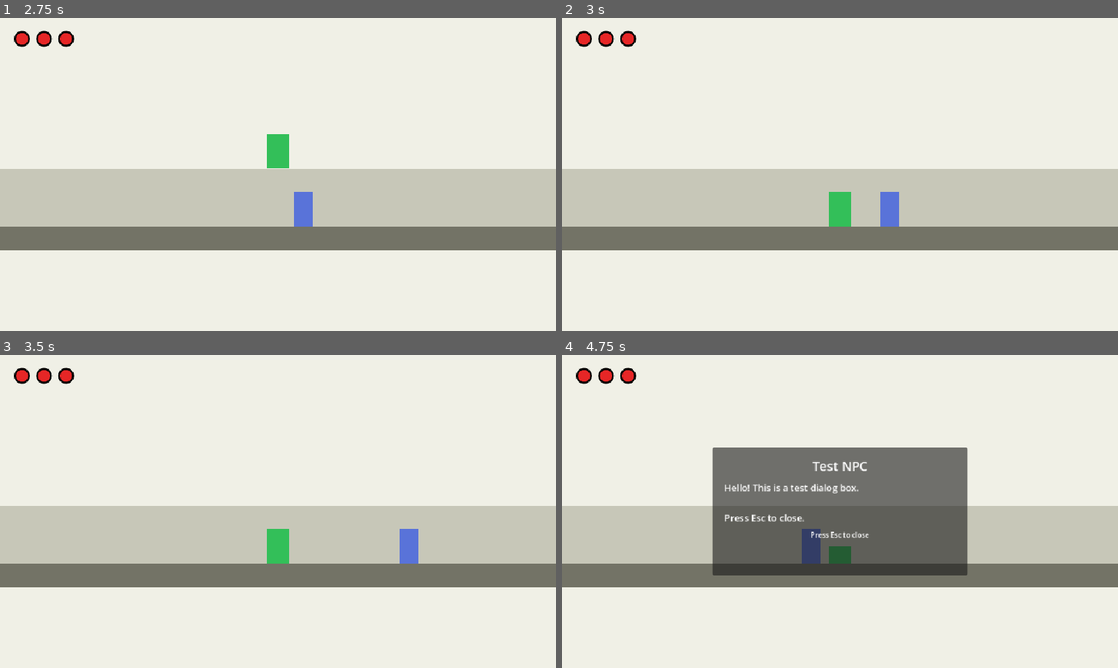
Above: before the commit, frames 1-4 (two rows, left to right).
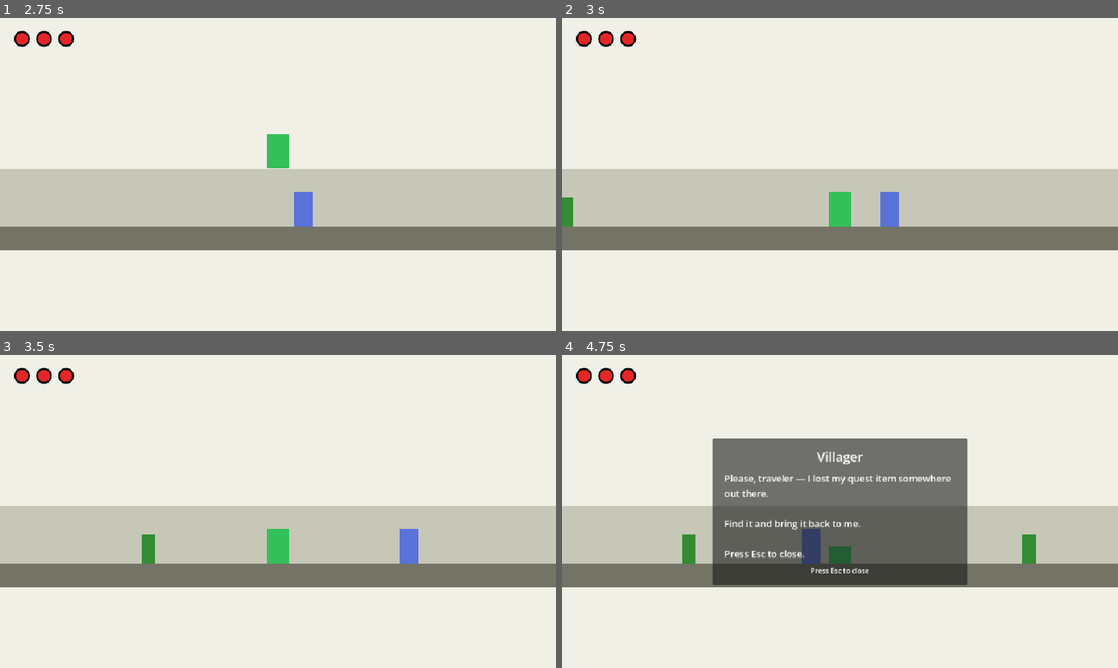
Above: after the commit, the same moments.

Repository: holdenprine/freerunnerdemo
Game: Godot game, scene res://scenes/start/start_menu.tscn
Two runs of this game, one before a commit and one after it. Both use one fixed random seed, a clock stepped at 60 frames per second and the inputs below.
Inputs:
- Up to frame 1 (2.75 s): click "Start" at 0.5 s; tap Enter at 1.25 s; hold Right (move_right) from 1.28 s (still down); tap E (interact) at 1.35, 2.3 s; tap Space (jump) at 1.52, 2.27 s; tap Down (duck) at 2.1 s
- Up to frame 2 (3 s): release Right (move_right) at 2.78 s; hold Left (move_left) from 2.78 s (still down); tap E (interact) at 2.85 s
- Up to frame 3 (3.5 s): keep holding Left (move_left)
- Up to frame 4 (4.75 s): release Left (move_left) at 3.53 s; hold Right (move_right) from 3.53 s (still down); tap E (interact) at 3.6, 4.55 s; tap Space (jump) at 3.77, 4.52 s; hold Down (duck) from 4.28 s (still down)

Frame 1 is identical in both runs. In frame 2, 0.2% of the frame differs, in the area x 0-2%, y 57-67%; in frame 3, 0.2%; in frame 4, 5.1%, in the area x 21-86%, y 26-74%.

Commit message:
Added quest item spawn and implemented a temp win screen for objective completion, need to now implement multiple ui elements to track game objectives, add multiple items, measure score via time elapsed, and increase map size, need to handle warnings for event_bus signals

Diff:
--- a/scenes/game/game.tscn
+++ b/scenes/game/game.tscn
@@ -7,9 +7,11 @@
 [ext_resource type="PackedScene" path="res://scenes/ui/hud.tscn" id="5_hud"]
 [ext_resource type="PackedScene" uid="uid://rew5hcs46hvg" path="res://scenes/npcs/test_npc.tscn" id="6_npc"]
 [ext_resource type="PackedScene" path="res://scenes/ui/dialog_box.tscn" id="7_dialog"]
-[ext_resource type="PackedScene" path="res://scenes/restart/game_over_menu.tscn" id="10_game_over"]
 [ext_resource type="Script" uid="uid://c8pdsao4cw22j" path="res://scripts/world/world_bounds.gd" id="8_bounds"]
 [ext_resource type="Script" uid="uid://djhowltgpmffv" path="res://scripts/world/camera_follow.gd" id="9_camera"]
+[ext_resource type="PackedScene" uid="uid://6cv5ypll0f8k" path="res://scenes/restart/game_over_menu.tscn" id="10_game_over"]
+[ext_resource type="PackedScene" path="res://scenes/items/quest_item.tscn" id="11_quest_item"]
+[ext_resource type="PackedScene" path="res://scenes/ui/win_screen.tscn" id="12_win_screen"]
 
 [sub_resource type="RectangleShape2D" id="RectangleShape2D_ground"]
 size = Vector2(4000, 40)
@@ -69,9 +71,14 @@
 
 [node name="Spawner" type="Node2D" parent="World" unique_id=121846918]
 script = ExtResource("4_spawner")
+min_spawn_interval = 0.5
+max_spawn_interval = 1.5
 
 [node name="TestNpc" parent="World" unique_id=1208789518 instance=ExtResource("6_npc")]
 position = Vector2(600, 360)
+
+[node name="QuestItem" parent="World" instance=ExtResource("11_quest_item")]
+position = Vector2(350, 360)
 
 [node name="Player" parent="World" unique_id=424232789 instance=ExtResource("3_player")]
 z_index = 0
@@ -85,4 +92,6 @@
 
 [node name="DialogBox" parent="." unique_id=1617628845 instance=ExtResource("7_dialog")]
 
-[node name="GameOverMenu" parent="." instance=ExtResource("10_game_over")]
+[node name="GameOverMenu" parent="." unique_id=959213765 instance=ExtResource("10_game_over")]
+
+[node name="WinScreen" parent="." instance=ExtResource("12_win_screen")]
--- /dev/null
+++ b/scenes/items/quest_item.tscn
@@ -0,0 +1,21 @@
+[gd_scene load_steps=3 format=3]
+
+[ext_resource type="Script" path="res://scripts/items/quest_item.gd" id="1_quest_item"]
+
+[sub_resource type="RectangleShape2D" id="RectangleShape2D_quest"]
+size = Vector2(24, 24)
+
+[node name="QuestItem" type="Area2D"]
+collision_layer = 8
+collision_mask = 1
+script = ExtResource("1_quest_item")
+
+[node name="CollisionShape2D" type="CollisionShape2D" parent="."]
+position = Vector2(0, -12)
+shape = SubResource("RectangleShape2D_quest")
+
+[node name="Visual" type="ColorRect" parent="."]
+offset_left = -12.0
+offset_top = -24.0
+offset_right = 12.0
+color = Color(0.95, 0.8, 0.15, 1)
--- a/scenes/npcs/test_npc.tscn
+++ b/scenes/npcs/test_npc.tscn
@@ -8,7 +8,7 @@
 [sub_resource type="RectangleShape2D" id="RectangleShape2D_interact"]
 size = Vector2(80, 80)
 
-[node name="TestNpc" type="Node2D" unique_id=1460328594]
+[node name="TestNpc" type="Node2D" unique_id=1460328594 groups=["quest_npcs"]]
 z_index = 0
 script = ExtResource("1_npc")
 
@@ -28,6 +28,7 @@
 
 [node name="InteractionArea" type="Area2D" parent="." unique_id=1726412045]
 collision_layer = 0
+collision_mask = 1
 
 [node name="CollisionShape2D" type="CollisionShape2D" parent="InteractionArea" unique_id=1293335496]
 position = Vector2(0, -30)
--- /dev/null
+++ b/scenes/ui/win_screen.tscn
@@ -0,0 +1,64 @@
+[gd_scene load_steps=2 format=3]
+
+[ext_resource type="Script" path="res://scripts/ui/win_screen.gd" id="1_win_screen"]
+
+[node name="WinScreen" type="CanvasLayer"]
+layer = 12
+
+[node name="Menu" type="Control" parent="."]
+layout_mode = 3
+anchors_preset = 15
+anchor_right = 1.0
+anchor_bottom = 1.0
+grow_horizontal = 2
+grow_vertical = 2
+script = ExtResource("1_win_screen")
+
+[node name="Background" type="ColorRect" parent="Menu"]
+layout_mode = 1
+anchors_preset = 15
+anchor_right = 1.0
+anchor_bottom = 1.0
+grow_horizontal = 2
+grow_vertical = 2
+color = Color(0, 0, 0, 0.65)
+
+[node name="CenterContainer" type="CenterContainer" parent="Menu"]
+layout_mode = 1
+anchors_preset = 15
+anchor_right = 1.0
+anchor_bottom = 1.0
+grow_horizontal = 2
+grow_vertical = 2
+
+[node name="Panel" type="PanelContainer" parent="Menu/CenterContainer"]
+layout_mode = 2
+
+[node name="MarginContainer" type="MarginContainer" parent="Menu/CenterContainer/Panel"]
+layout_mode = 2
+theme_override_constants/margin_left = 24
+theme_override_constants/margin_top = 20
+theme_override_constants/margin_right = 24
+theme_override_constants/margin_bottom = 20
+
+[node name="VBoxContainer" type="VBoxContainer" parent="Menu/CenterContainer/Panel/MarginContainer"]
+layout_mode = 2
+theme_override_constants/separation = 16
+alignment = 1
+
+[node name="TitleLabel" type="Label" parent="Menu/CenterContainer/Panel/MarginContainer/VBoxContainer"]
+layout_mode = 2
+theme_override_font_sizes/font_size = 32
+text = "You've Won!"
+horizontal_alignment = 1
+
+[node name="MessageLabel" type="Label" parent="Menu/CenterContainer/Panel/MarginContainer/VBoxContainer"]
+layout_mode = 2
+theme_override_font_sizes/font_size = 16
+text = "You returned the quest item."
+horizontal_alignment = 1
+
+[node name="ContinueButton" type="Button" parent="Menu/CenterContainer/Panel/MarginContainer/VBoxContainer"]
+custom_minimum_size = Vector2(220, 44)
+layout_mode = 2
+text = "Continue"
--- a/scripts/autoload/event_bus.gd
+++ b/scripts/autoload/event_bus.gd
@@ -4,9 +4,12 @@
 signal game_started
 signal game_over
 signal game_reset
+signal game_won
 signal hits_changed(remaining_hits: int)
 signal invulnerability_started
 signal invulnerability_ended
+signal quest_item_picked_up
 signal scroll_speed_changed(new_speed: float)
 signal dialog_requested(title: String, message: String)
 signal dialog_closed
+signal win_screen_requested
--- a/scripts/autoload/game_state.gd
+++ b/scripts/autoload/game_state.gd
@@ -11,6 +11,8 @@
 var is_game_over := false
 var is_dialog_open := false
 var is_invulnerable := false
+var has_quest_item := false
+var quest_completed := false
 var hits_remaining := MAX_HITS
 var scroll_speed := BASE_SCROLL_SPEED
 var elapsed_time := 0.0
@@ -21,6 +23,8 @@
 	is_game_over = false
 	is_dialog_open = false
 	is_invulnerable = false
+	has_quest_item = false
+	quest_completed = false
 	hits_remaining = MAX_HITS
 	elapsed_time = 0.0
 	scroll_speed = BASE_SCROLL_SPEED
@@ -53,6 +57,23 @@
 	EventBus.invulnerability_ended.emit()
 
 
+func pick_up_quest_item() -> void:
+	if has_quest_item:
+		return
+	has_quest_item = true
+	EventBus.quest_item_picked_up.emit()
+
+
+func complete_quest() -> void:
+	if quest_completed:
+		return
+	quest_completed = true
+	has_quest_item = false
+	is_playing = false
+	EventBus.game_won.emit()
+	EventBus.win_screen_requested.emit()
+
+
 func end_run() -> void:
 	if is_game_over:
 		return
@@ -66,6 +87,8 @@
 	is_game_over = false
 	is_dialog_open = false
 	is_invulnerable = false
+	has_quest_item = false
+	quest_completed = false
 	hits_remaining = MAX_HITS
 	elapsed_time = 0.0
 	scroll_speed = BASE_SCROLL_SPEED
--- /dev/null
+++ b/scripts/items/quest_item.gd
@@ -0,0 +1,36 @@
+extends Area2D
+## Quest item picked up when the player walks into it.
+
+@export var min_spawn_separation := -1.0
+
+@onready var visual: ColorRect = $Visual
+
+var _world_bounds: WorldBounds
+
+
+func _ready() -> void:
+	add_to_group("spawn_avoid")
+	body_entered.connect(_on_body_entered)
+	_world_bounds = get_parent() as WorldBounds
+	_place_at_random_safe_position()
+
+
+func _place_at_random_safe_position() -> void:
+	if _world_bounds == null:
+		return
+
+	var separation := min_spawn_separation
+	if separation < 0.0:
+		separation = _world_bounds.default_spawn_separation
+
+	_world_bounds.place_node_at_safe_random(self, global_position.y, [], separation)
+
+
+func _on_body_entered(body: Node2D) -> void:
+	if not body.is_in_group("player"):
+		return
+	if GameState.has_quest_item or GameState.quest_completed:
+		return
+
+	GameState.pick_up_quest_item()
+	queue_free()
--- a/scripts/npcs/test_npc.gd
+++ b/scripts/npcs/test_npc.gd
@@ -1,26 +1,57 @@
 extends Node2D
-## Test NPC that opens a dialog when the player presses interact nearby.
+## Quest NPC with dialog that changes based on whether the player has the quest item.
 
 @onready var interaction_area: Area2D = $InteractionArea
 @onready var prompt_label: Label = $PromptLabel
 
-@export var dialog_title := "Test NPC"
-@export_multiline var dialog_message := "Hello! This is a test dialog box.\n\nPress Esc to close."
+@export var npc_name := "Villager"
+@export_multiline var dialog_without_item := "Please, traveler — I lost my quest item somewhere out there.\n\nFind it and bring it back to me.\n\nPress Esc to close."
+@export_multiline var dialog_with_item := "Thank you! You found my quest item!\n\nPress Esc to close."
 
 var _player_nearby := false
+var _pending_win_after_dialog := false
 
 
 func _ready() -> void:
+	if not is_in_group("spawn_avoid"):
+		add_to_group("spawn_avoid")
+
 	interaction_area.body_entered.connect(_on_body_entered)
 	interaction_area.body_exited.connect(_on_body_exited)
+	EventBus.dialog_closed.connect(_on_dialog_closed)
 	prompt_label.hide()
+
+	var bounds: WorldBounds = get_parent() as WorldBounds
+	if bounds == null:
+		bounds = get_tree().get_first_node_in_group("world_bounds") as WorldBounds
+	if bounds:
+		bounds.clamp_node_spawn_x(self)
 
 
 func _process(_delta: float) -> void:
-	prompt_label.visible = _player_nearby and not GameState.is_dialog_open
+	var can_interact: bool = _player_nearby and not GameState.is_dialog_open and not GameState.quest_completed
+	prompt_label.visible = can_interact
 
-	if _player_nearby and Input.is_action_just_pressed("interact") and not GameState.is_dialog_open:
-		EventBus.dialog_requested.emit(dialog_title, dialog_message)
+	if can_interact and Input.is_action_just_pressed("interact"):
+		_open_dialog()
+
+
+func _open_dialog() -> void:
+	if GameState.quest_completed:
+		return
+
+	if GameState.has_quest_item:
+		_pending_win_after_dialog = true
+		EventBus.dialog_requested.emit(npc_name, dialog_with_item)
+	else:
+		EventBus.dialog_requested.emit(npc_name, dialog_without_item)
+
+
+func _on_dialog_closed() -> void:
+	if not _pending_win_after_dialog:
+		return
+	_pending_win_after_dialog = false
+	GameState.complete_quest()
 
 
 func _on_body_entered(body: Node2D) -> void:
--- /dev/null
+++ b/scripts/ui/win_screen.gd
@@ -0,0 +1,19 @@
+extends Control
+## Victory popup shown after the player returns the quest item.
+
+@onready var continue_button: Button = $CenterContainer/Panel/MarginContainer/VBoxContainer/ContinueButton
+
+
+func _ready() -> void:
+	hide()
+	continue_button.pressed.connect(_on_continue_pressed)
+	EventBus.win_screen_requested.connect(_show)
+
+
+func _show() -> void:
+	show()
+
+
+func _on_continue_pressed() -> void:
+	hide()
+	GameState.reset_run()
--- /dev/null
+++ b/scripts/world/safe_spawned.gd
@@ -0,0 +1,19 @@
+extends Node2D
+class_name SafeSpawned
+## Attach to editor-placed content so it is clamped into the safe spawn band on load.
+## Add nodes to the spawn_avoid group to keep random spawns away from them.
+
+@export var clamp_on_ready := true
+@export var register_as_spawn_avoid := true
+
+
+func _ready() -> void:
+	if register_as_spawn_avoid and not is_in_group("spawn_avoid"):
+		add_to_group("spawn_avoid")
+
+	if not clamp_on_ready:
+		return
+
+	var bounds := get_tree().get_first_node_in_group("world_bounds") as WorldBounds
+	if bounds:
+		bounds.clamp_node_spawn_x(self)
--- a/scripts/world/world_bounds.gd
+++ b/scripts/world/world_bounds.gd
@@ -1,17 +1,34 @@
 extends Node2D
 class_name WorldBounds
-## Defines the horizontal play space and preemptively wraps before the camera hits an edge.
+## Central bounds for wrapping, spawning, and placing level content.
+##
+## Zones (left → right):
+##   [min_x] hard world edge
+##   [left_trigger] player wrap begins
+##   [safe_spawn_min_x] safe placement for props/items/NPCs/art
+##   ... playable spawn band ...
+##   [safe_spawn_max_x]
+##   [right_trigger] player wrap begins
+##   [max_x] hard world edge
 
 @export var min_x := -1520.0
 @export var max_x := 2480.0
 @export var wrap_inset := 24.0
-## How far inside each world edge (in pixels) before the player wraps.
-## Tune this on the World node in the Inspector. Default 480 = half of a 960px-wide view.
+## How far inside each world edge before the player wraps.
 @export var wrap_trigger_margin := 480.0
+## Extra inset inside wrap triggers for static spawns (items, NPCs, art).
+@export var spawn_edge_padding := 80.0
+## Default minimum gap between a new spawn and existing spawn_avoid nodes.
+@export var default_spawn_separation := 200.0
+@export var spawn_placement_attempts := 24
 
 
 func _ready() -> void:
 	add_to_group("world_bounds")
+
+
+static func get_instance(from_node: Node) -> WorldBounds:
+	return from_node.get_tree().get_first_node_in_group("world_bounds") as WorldBounds
 
 
 func get_width() -> float:
@@ -24,6 +41,85 @@
 
 func get_right_trigger() -> float:
 	return max_x - wrap_trigger_margin
+
+
+func get_safe_spawn_min_x() -> float:
+	return get_left_trigger() + spawn_edge_padding
+
+
+func get_safe_spawn_max_x() -> float:
+	return get_right_trigger() - spawn_edge_padding
+
+
+func is_within_safe_spawn_x(x: float) -> bool:
+	return x >= get_safe_spawn_min_x() and x <= get_safe_spawn_max_x()
+
+
+func clamp_spawn_x(x: float) -> float:
+	return clampf(x, get_safe_spawn_min_x(), get_safe_spawn_max_x())
+
+
+func get_avoid_x_positions(extra_positions: Array[float] = []) -> Array[float]:
+	var avoid_positions: Array[float] = extra_positions.duplicate()
+
+	var player := get_tree().get_first_node_in_group("player")
+	if player is Node2D:
+		avoid_positions.append(player.global_position.x)
+
+	for node in get_tree().get_nodes_in_group("quest_npcs"):
+		if node is Node2D:
+			avoid_positions.append(node.global_position.x)
+
+	for node in get_tree().get_nodes_in_group("spawn_avoid"):
+		if node is Node2D and node != self:
+			avoid_positions.append(node.global_position.x)
+
+	return avoid_positions
+
+
+func random_safe_spawn_x(
+	avoid_x_positions: Array[float] = [],
+	min_separation: float = -1.0
+) -> float:
+	if min_separation < 0.0:
+		min_separation = default_spawn_separation
+
+	var spawn_min := get_safe_spawn_min_x()
+	var spawn_max := get_safe_spawn_max_x()
+	if spawn_min >= spawn_max:
+		return (spawn_min + spawn_max) * 0.5
+
+	for _attempt in spawn_placement_attempts:
+		var x := randf_range(spawn_min, spawn_max)
+		if _is_far_enough_from(x, avoid_x_positions, min_separation):
+			return x
+
+	return randf_range(spawn_min, spawn_max)
+
+
+func random_safe_spawn_position(
+	y: float,
+	avoid_x_positions: Array[float] = [],
+	min_separation: float = -1.0
+) -> Vector2:
+	var x := random_safe_spawn_x(avoid_x_positions, min_separation)
+	return Vector2(x, y)
+
+
+func place_node_at_safe_random(
+	node: Node2D,
+	y: float,
+	avoid_x_positions: Array[float] = [],
+	min_separation: float = -1.0
+) -> void:
+	var combined_avoid := get_avoid_x_positions(avoid_x_positions)
+	node.global_position = random_safe_spawn_position(y, combined_avoid, min_separation)
+
+
+func clamp_node_spawn_x(node: Node2D) -> void:
+	var pos := node.global_position
+	pos.x = clamp_spawn_x(pos.x)
+	node.global_position = pos
 
 
 func should_wrap_x(x: float) -> bool:
@@ -43,6 +139,13 @@
 	return x
 
 
-func wrap_position(position: Vector2) -> Vector2:
-	position.x = wrap_x(position.x)
-	return position
+func wrap_position(pos: Vector2) -> Vector2:
+	pos.x = wrap_x(pos.x)
+	return pos
+
+
+func _is_far_enough_from(x: float, avoid_positions: Array[float], min_separation: float) -> bool:
+	for avoid_x in avoid_positions:
+		if absf(x - avoid_x) < min_separation:
+			return false
+	return true
Not shown, added: scripts/items/quest_item.gd.uid
Not shown, added: scripts/ui/win_screen.gd.uid
Not shown, added: scripts/world/safe_spawned.gd.uid
